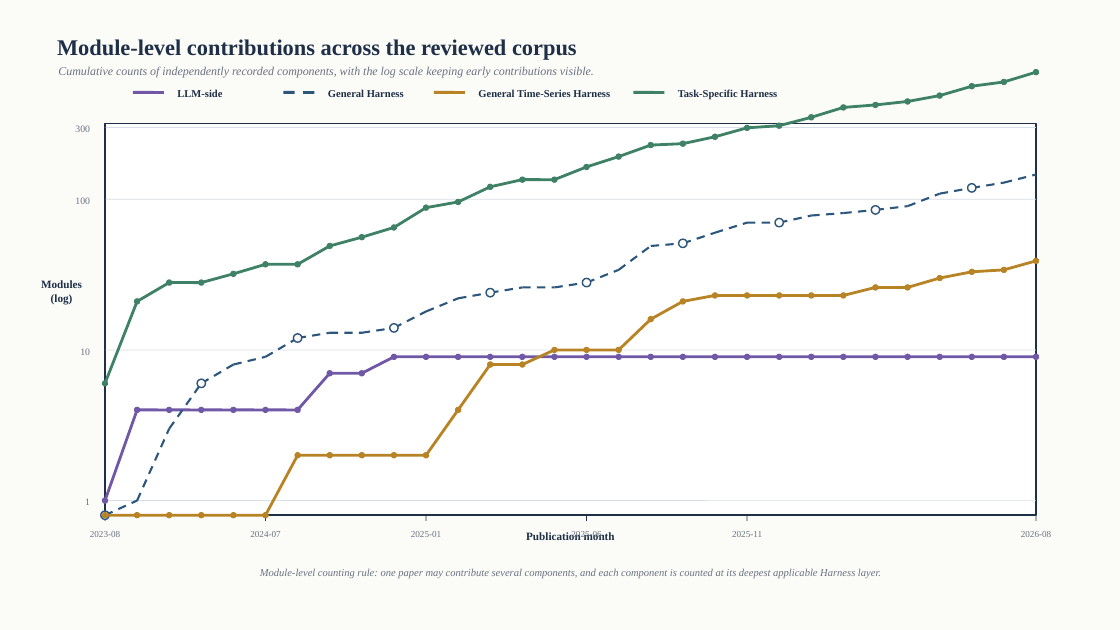
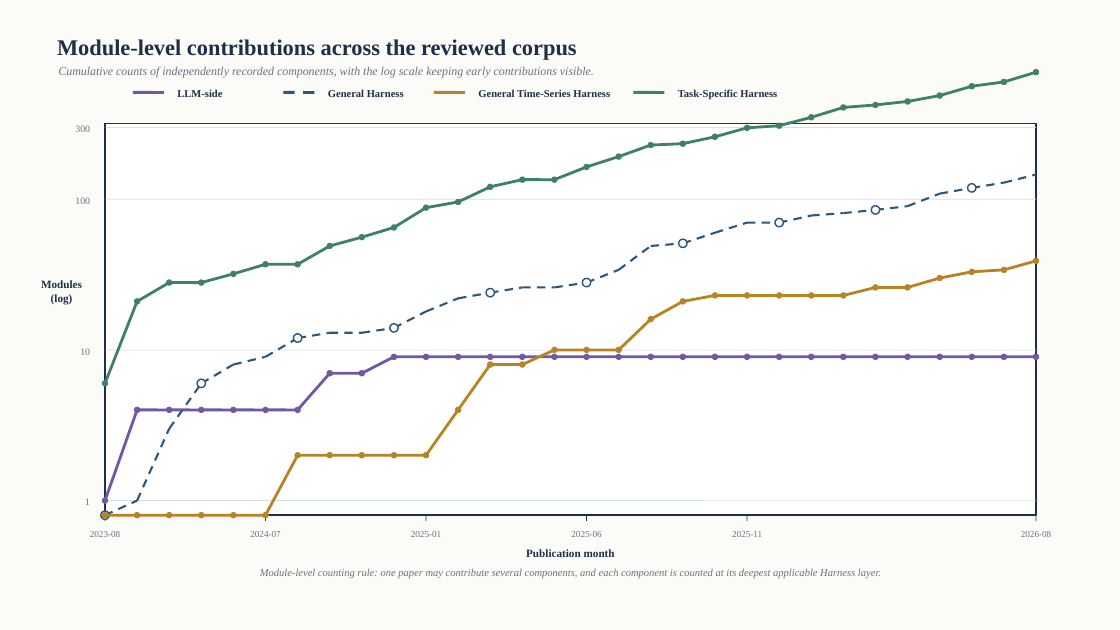
Before and after one commit to Minions-Land/Time-Series-Agents-Survey, a slide deck: slide 1 of artifacts/active/Figure1_module_timeline_native.pptx. Drawn at 1120x630 pixels with LibreOffice and Linux fonts; fonts in the diff are those of the drawing. Boxes give left, top, right and bottom in pixels: in the first picture for what was removed or moved away, otherwise in the second. Text is boxed around its words. In the diff, an @@ line names an element or a change of style, - is before the commit and + after.

```diff
--- a/artifacts/active/Figure1_module_timeline_native.pptx
+++ b/artifacts/active/Figure1_module_timeline_native.pptx
@@ text "Publication month": place and size @@
-text "Publication month" at box(526, 532, 615, 540)
+text "Publication month" at box(526, 549, 615, 557)
```
Also in this commit, not shown: 5 other files.
